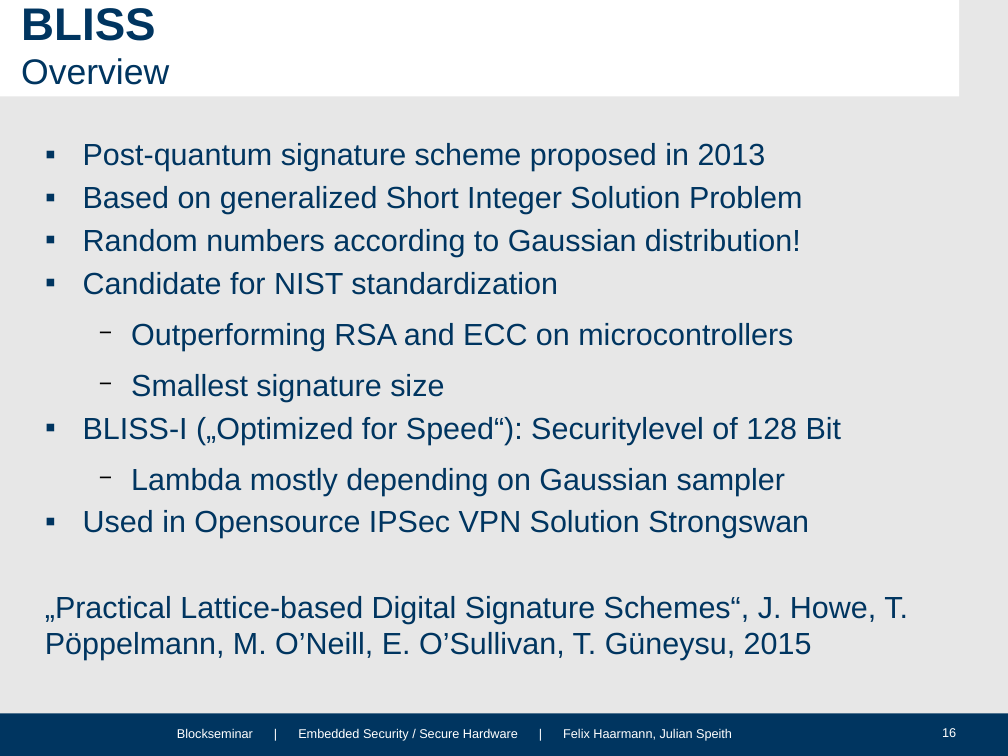
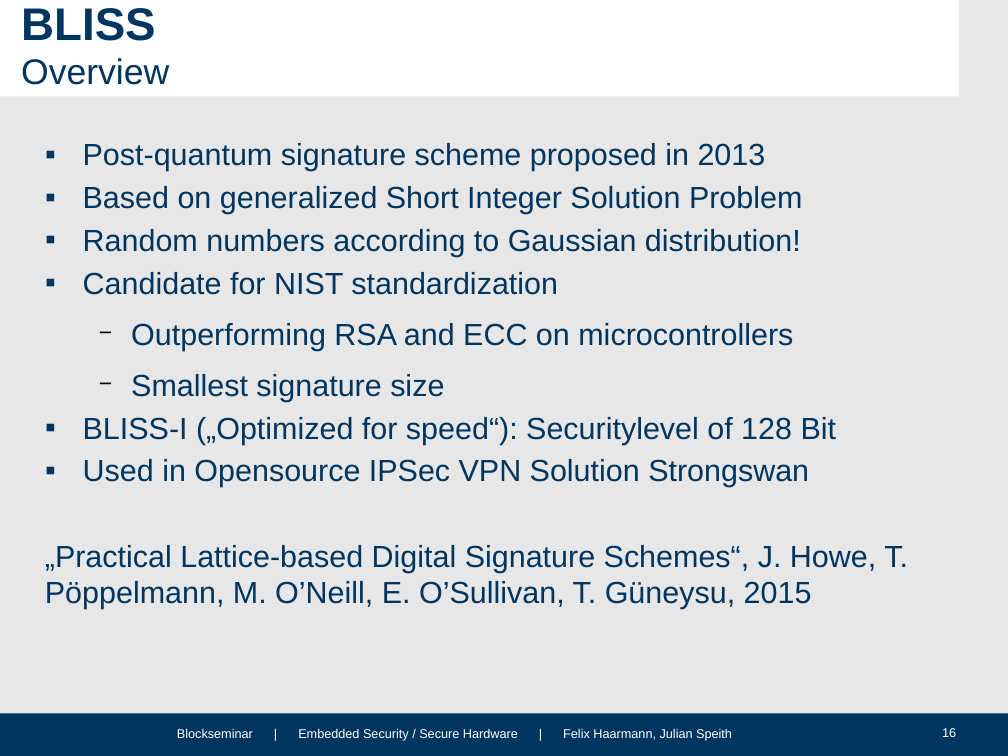
Before and after one commit to HFelixA/emsecseminar, a slide deck: slide 16 of presentation/Felix3.ppt. Drawn at 1008x756 pixels with LibreOffice and Linux fonts; fonts in the diff are those of the drawing; background and template pictures are left out. Boxes give left, top, right and bottom in pixels: in the first picture for what was removed or moved away, otherwise in the second. Text is boxed around its words. In the diff, an @@ line names an element or a change of style, - is before the commit and + after.

```diff
--- a/presentation/Felix3.ppt
+++ b/presentation/Felix3.ppt
@@ text at [83,417,837,444]: text changed @@
-▪ BLISS-I („Optimized for Speed“): Securitylevel of 128 Bit
-  − Lambda mostly depending on Gaussian sampler
+▪ BLISS-I („Optimized for speed“): Securitylevel of 128 Bit
```
Also in this commit, not shown: 1 other slide changed.
